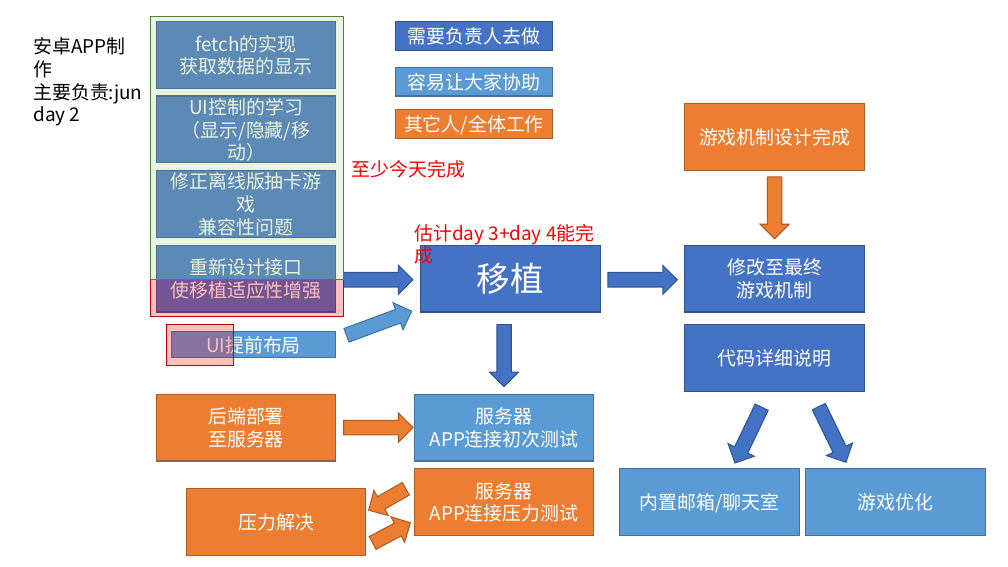
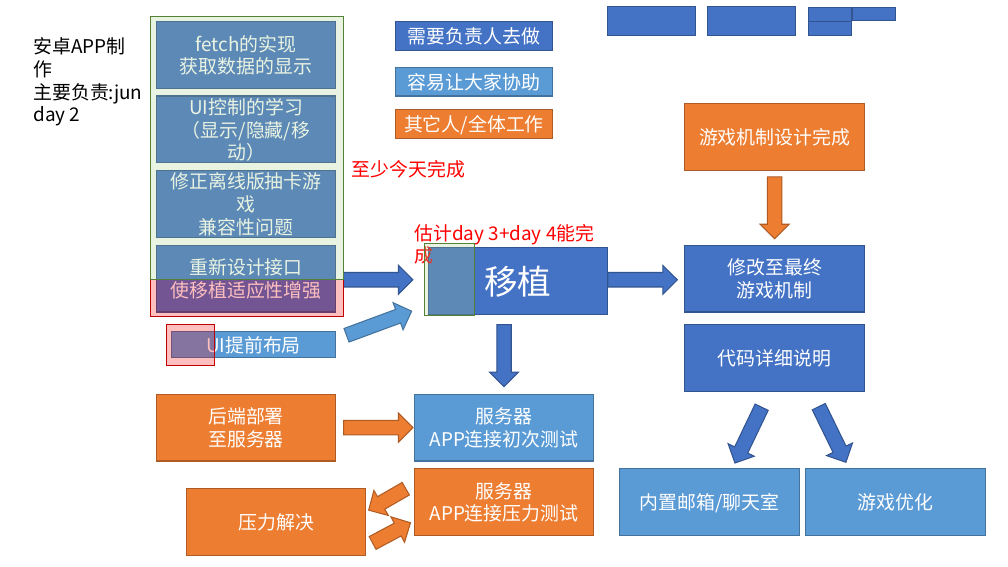
Before and after one commit to bluelaserpointer/CardGame, a slide deck: slide 13 of plan/抽卡手游.pptx. Drawn at 1008x567 pixels with LibreOffice and Linux fonts; fonts in the diff are those of the drawing. Boxes give left, top, right and bottom in pixels: in the first picture for what was removed or moved away, otherwise in the second. Text is boxed around its words. In the diff, an @@ line names an element or a change of style, - is before the commit and + after.

```diff
--- a/plan/抽卡手游.pptx
+++ b/plan/抽卡手游.pptx
@@ rectangle added at [608,7,696,36], fill #4472C4, outline #325491 1 pt @@
@@ rectangle added at [708,7,796,36], fill #4472C4, outline #325491 1 pt @@
@@ rectangle added at [808,8,851,21], fill #4472C4, outline #325491 1 pt @@
@@ rectangle added at [808,21,851,35], fill #4472C4, outline #325491 1 pt @@
@@ rectangle added at [852,7,895,20], fill #4472C4, outline #325491 1 pt @@
@@ rectangle added at [425,243,475,315], fill #A9D18E at 25% opacity, outline #548235 1 pt @@
@@ rectangle "移植": place and size @@
-rectangle "移植" at [420,245,600,312]
+rectangle "移植" at [428,248,607,315]
@@ rectangle: place and size @@
-rectangle at [167,324,234,365]
+rectangle at [167,324,214,365]
```
Also in this commit, not shown: 5 slides added, 26 other files.
